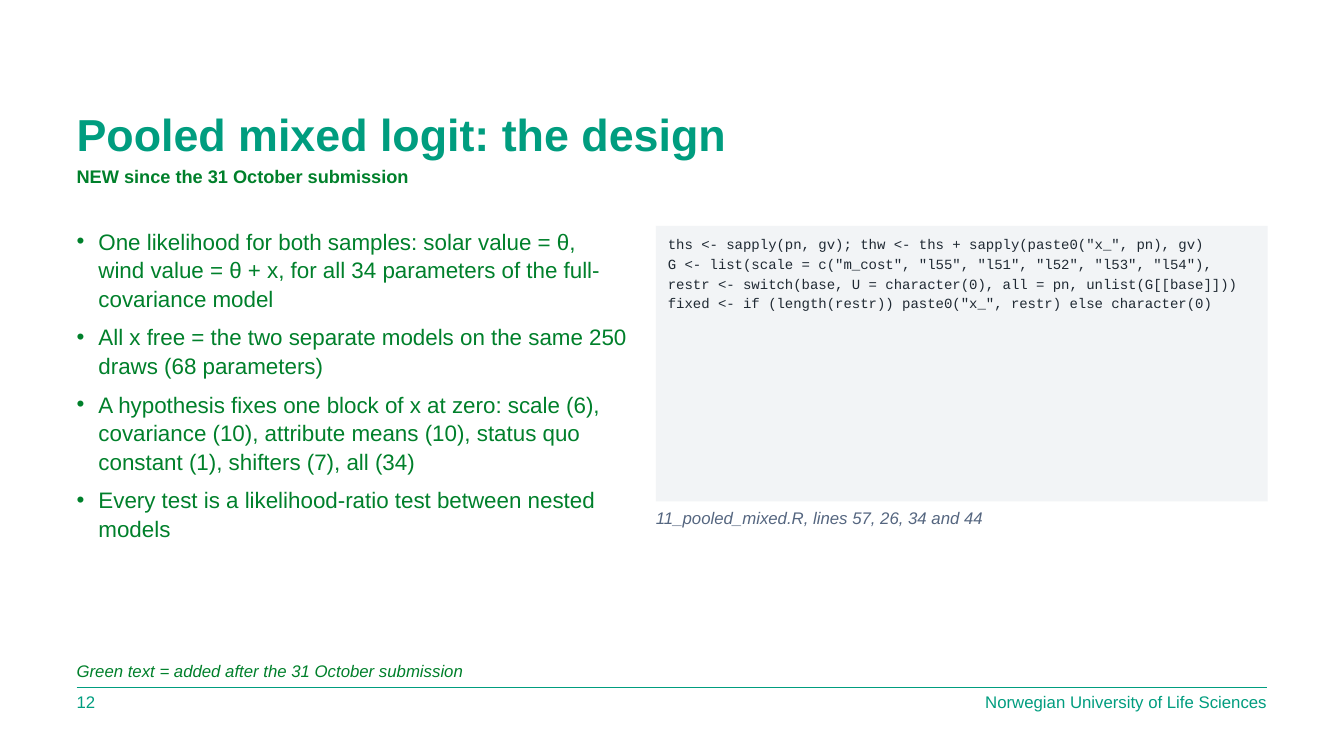
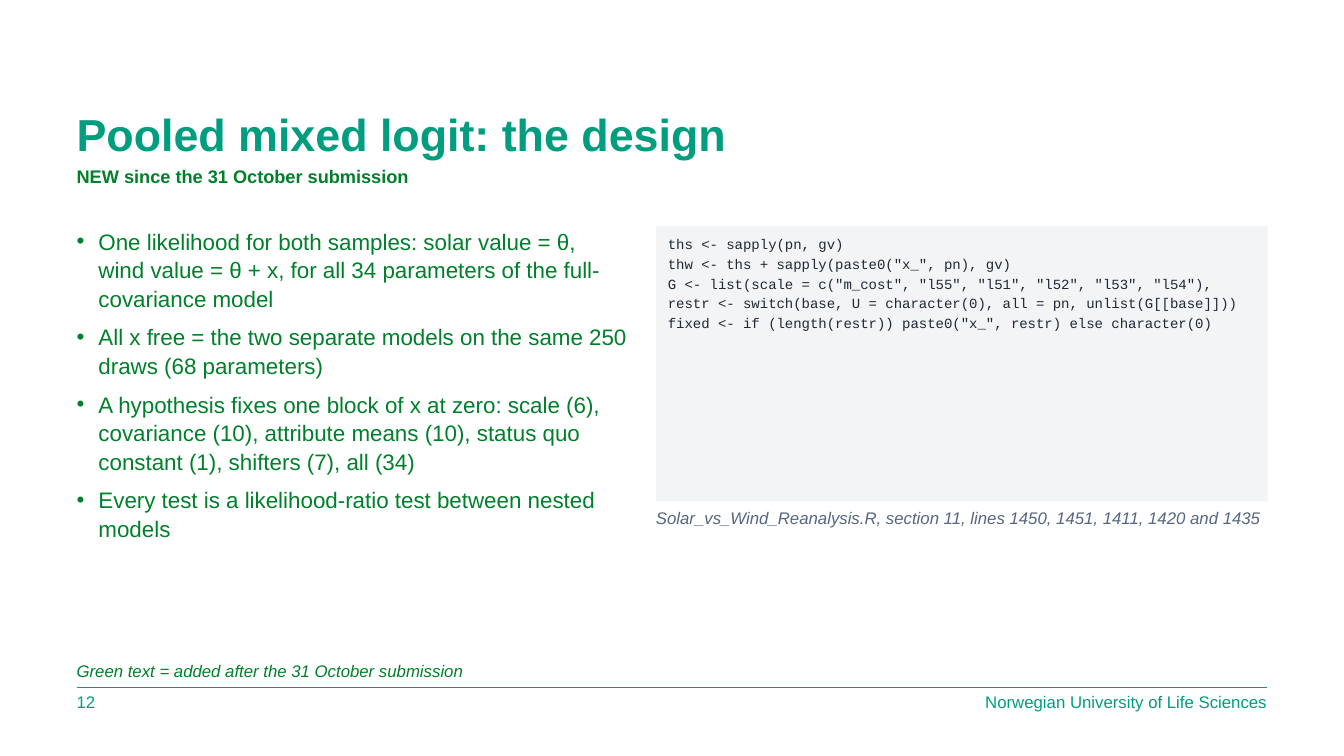
Before and after one commit to binosapk/Replication-of-Anders-et-al-2026-, a slide deck: slide 13 of docs/Defense_Presentation_13Nov.pptx. Drawn at 1344x756 pixels with LibreOffice and Linux fonts; fonts in the diff are those of the drawing; background and template pictures are left out. Boxes give left, top, right and bottom in pixels: in the first picture for what was removed or moved away, otherwise in the second. Text is boxed around its words. In the diff, an @@ line names an element or a change of style, - is before the commit and + after.

```diff
--- a/docs/Defense_Presentation_13Nov.pptx
+++ b/docs/Defense_Presentation_13Nov.pptx
@@ text in rectangle at box(668, 239, 1011, 272): text changed @@
-ths <- sapply(pn, gv); thw <- ths + sapply(paste0("x_", pn), gv)
+ths <- sapply(pn, gv)
+thw <- ths + sapply(paste0("x_", pn), gv)
@@ text at box(656, 512, 1260, 528): text changed @@
-11_pooled_mixed.R, lines 57, 26, 34 and 44
+Solar_vs_Wind_Reanalysis.R, section 11, lines 1450, 1451, 1411, 1420 and 1435
```
Also in this commit, not shown: 6 other slides changed, 26 other files.
